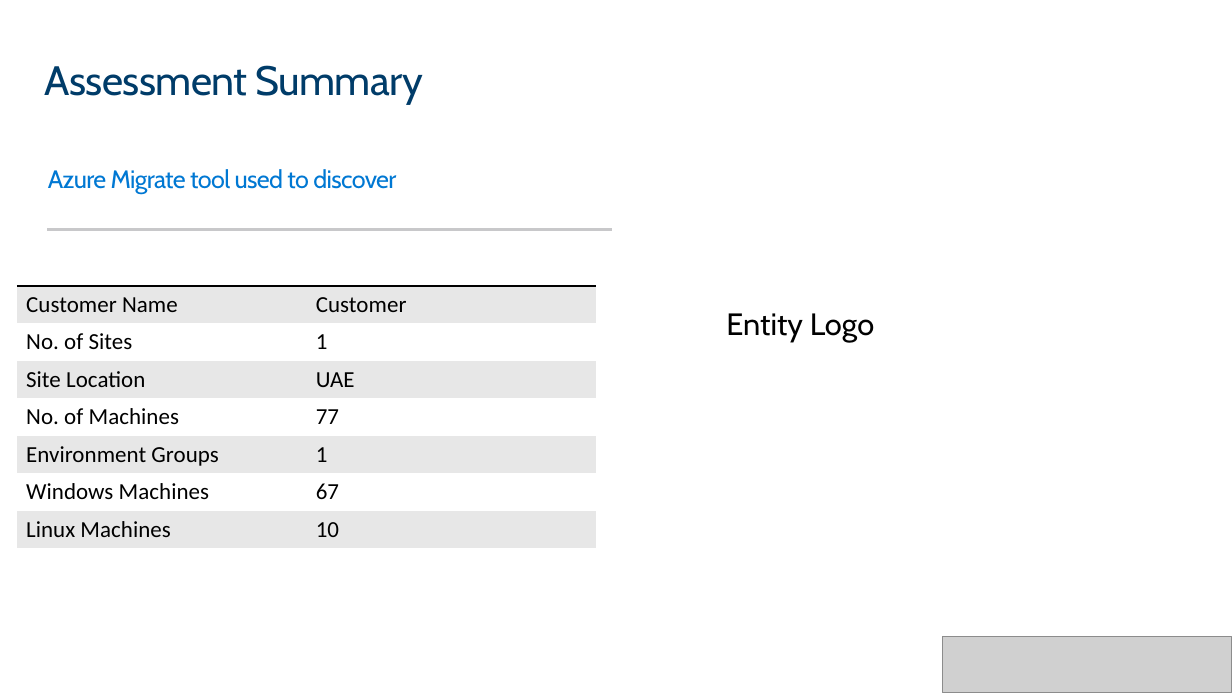
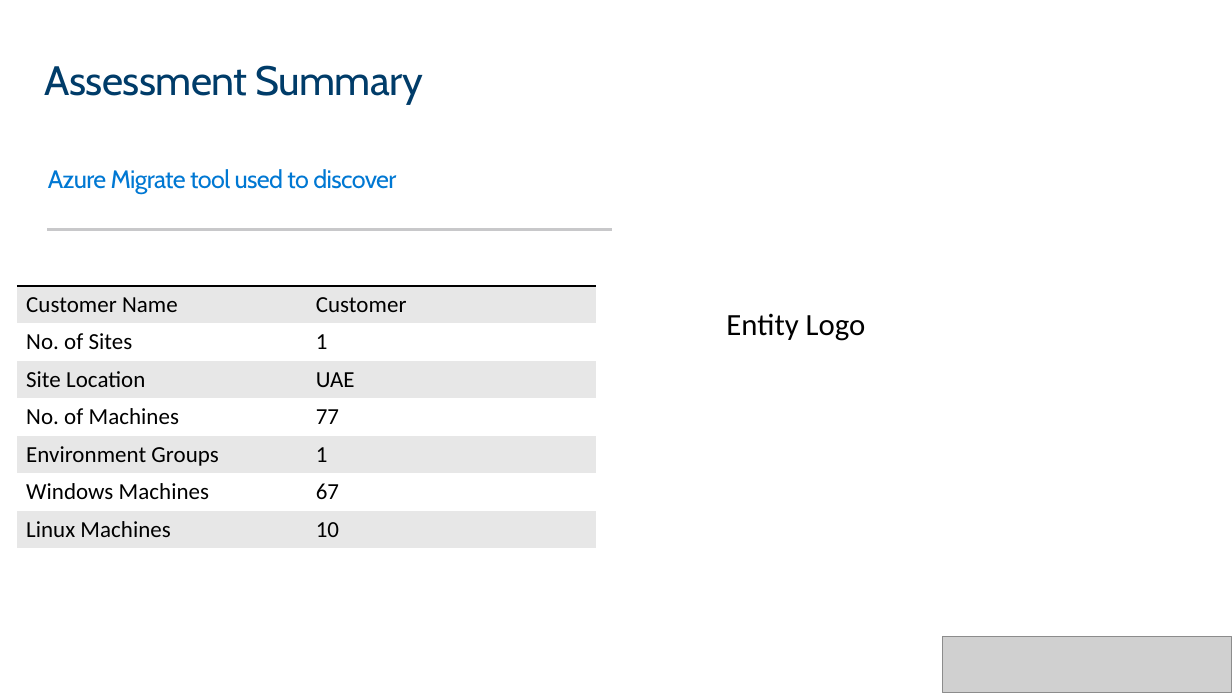
Before and after one commit to upendra25312/Cloud-Readiness-accelearator, a slide deck: slide 4 of Templates/executive-reporting/ms-solution-assessment.pptx. Drawn at 1232x693 pixels with LibreOffice and Linux fonts; fonts in the diff are those of the drawing; grey boxes stand for pictures; background and template pictures are left out. Boxes give left, top, right and bottom in pixels: in the first picture for what was removed or moved away, otherwise in the second. Text is boxed around its words. In the diff, an @@ line names an element or a change of style, - is before the commit and + after.

```diff
--- a/Templates/executive-reporting/ms-solution-assessment.pptx
+++ b/Templates/executive-reporting/ms-solution-assessment.pptx
@@ text "Entity Logo" at [726,313,866,341]: font Cabin to Calibri @@
```
Also in this commit, not shown: 11 other slides changed, 18 other files.
